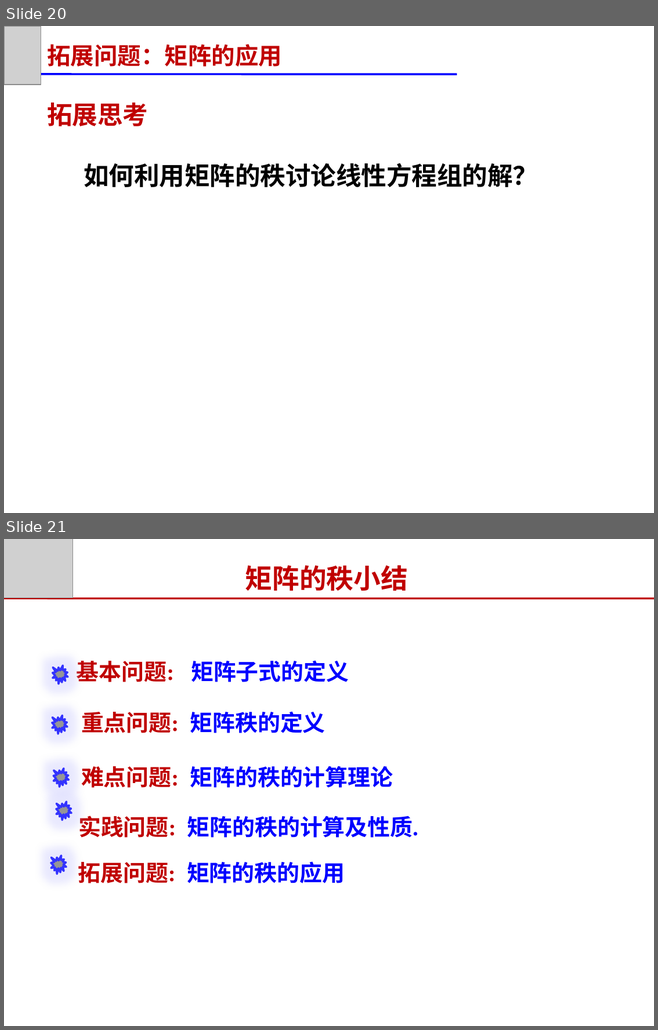
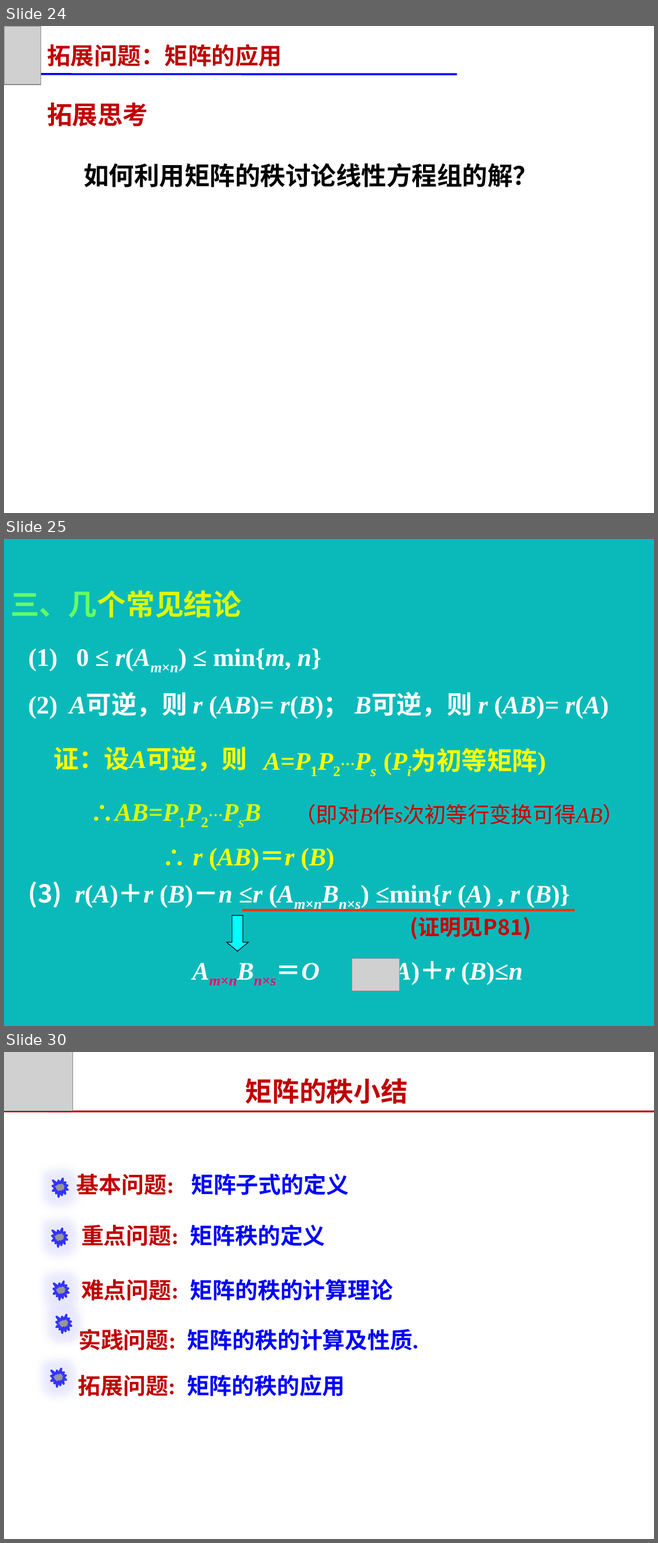
Before and after one commit to zeemeil/zeemeil.github.io, a slide deck: files/2025_2_LM/1104_0206.pptx. Shown one above the other, each under a label of ours: slides 20 and 21 before the commit, slides 24, 25 and 30 after it; the slides between them are not shown. The pictures are 658x1030 and 658x1543 pixels, drawn with LibreOffice and Linux fonts; fonts in the diff are those of the drawing; grey boxes stand for pictures. Boxes give left, top, right and bottom in pixels: in the first picture for what was removed or moved away, otherwise in the second. Text is boxed around its words. In the diff, an @@ line names an element or a change of style, - is before the commit and + after.

```diff
--- a/files/2025_2_LM/1104_0206.pptx
+++ b/files/2025_2_LM/1104_0206.pptx
@@ slide 25 added at [4,539,654,1026], background #0ABABA @@
@@ text added at [10,590,241,618], 32 pt, text #DBF709, bold @@
+三、几个常见结论
@@ text added at [28,648,321,672], 28 pt, text #FFFFFF, bold @@
+(1) 0 ≤ r(Am×n) ≤ min{m, n}
@@ text added at [28,694,608,719], 28 pt, text #FFFFFF, bold @@
+(2) A可逆，则 r (AB)= r(B)； B可逆，则 r (AB)= r(A)
@@ text added at [54,746,248,772], 28 pt, text #FFFF00, bold @@
+证：设A可逆，则
@@ text added at [264,753,310,770], 28 pt, text #FFFF00, bold @@
+A=P1P2…Ps (Pi为初等矩阵)
@@ text added at [90,804,179,821], 28 pt, text #DBF709, bold, italic @@
+∴AB=P1P2…PsB
@@ text added at [294,804,623,825], 24 pt, text #CC0000 @@
+（即对B作s次初等行变换可得AB）
@@ text added at [192,848,334,871], 28 pt, text #FFFF00, bold @@
+∴ r (AB)＝r (B)
@@ text added at [28,882,570,912], 28 pt, text #FFFFFF, bold @@
+(3) r(A)＋r (B)－n ≤r (Am×nBn×s) ≤min{r (A) , r (B)}
@@ down arrow added at [227,916,248,951], fill #00FFFF, outline #000000 0.75 pt @@
@@ line added from (242, 911) to (574, 911), #FF3300 2.75 pt @@
@@ text added at [409,917,531,940], 24 pt, text #CC0000, bold @@
+(证明见P81)
@@ text added at [254,957,523,986], 28 pt, text #FFFFFF, bold, italic @@
+Am×nBn×s＝O r (A)＋r (B)≤n
@@ picture added at [351,959,399,991] @@
@@ what was slide 20 is now slide 24 @@
@@ what was slide 21 is now slide 30 @@
```
Also in this commit, not shown: 1 slide changed, 9 other slides added, 1 slide removed, 10 other files.
